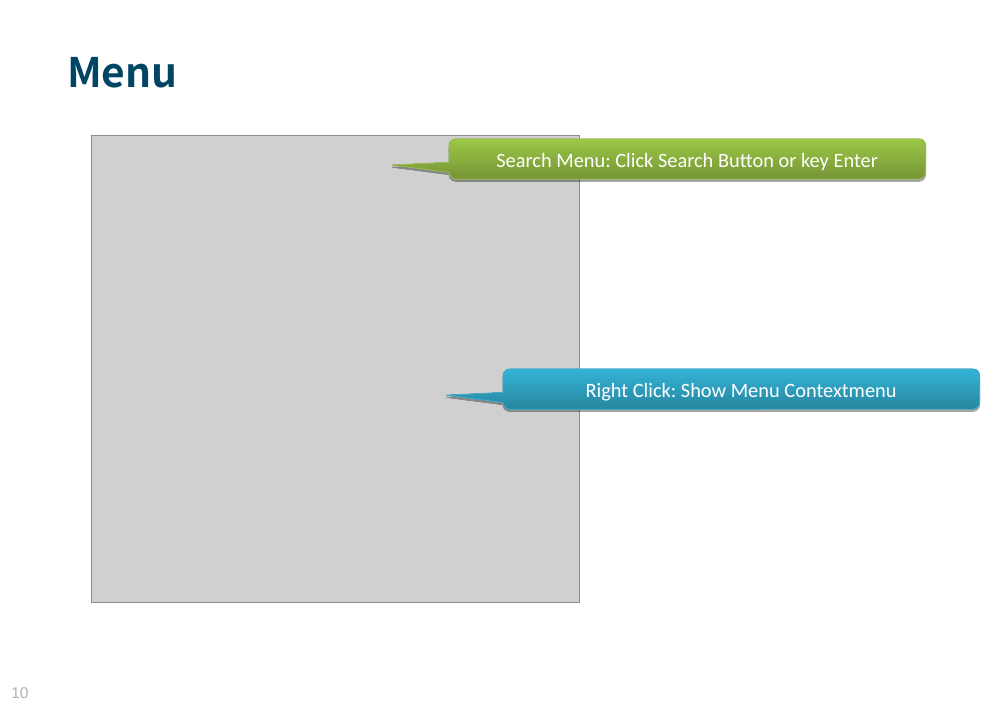
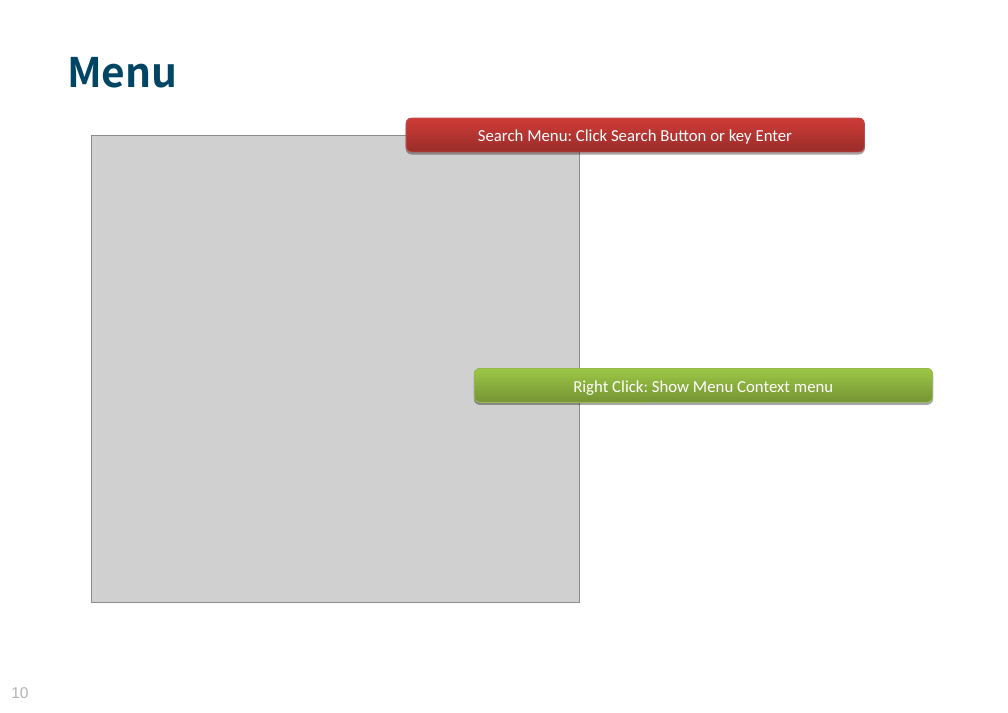
Before and after one commit to MosesZhu/Cube, a slide deck: slide 10 of Document/New Webframework Introduction.ppt. Drawn at 1008x713 pixels with LibreOffice and Linux fonts; fonts in the diff are those of the drawing; grey boxes stand for pictures; background and template pictures are left out. Boxes give left, top, right and bottom in pixels: in the first picture for what was removed or moved away, otherwise in the second. Text is boxed around its words. In the diff, an @@ line names an element or a change of style, - is before the commit and + after.

```diff
--- a/Document/New Webframework Introduction.ppt
+++ b/Document/New Webframework Introduction.ppt
@@ rounded rectangle "Search Menu: Click Search Button ...": place and size @@
-rounded rectangle "Search Menu: Click Search Button ..." at box(449, 139, 926, 179)
+rounded rectangle "Search Menu: Click Search Button ..." at box(406, 118, 865, 152)
@@ rounded rectangle "Search Menu: Click Search Button ..." at box(406, 118, 865, 152): size 17 to 14 pt; rounded speech box to rounded rectangle; fill gradient #769535 to #9CC746 to gradient #9B2D2A to #CE3B37; outline #98B954 0.74 pt to #BE4B48 0.74 pt @@
@@ rounded rectangle "Right Click: Show Menu Context ...": place and size @@
-rounded rectangle "Right Click: Show Menu Context ..." at box(504, 369, 980, 410)
+rounded rectangle "Right Click: Show Menu Context ..." at box(474, 368, 933, 402)
@@ rounded rectangle "Right Click: Show Menu Context ..." at box(474, 368, 933, 402): rounded speech box to rounded rectangle; fill gradient #2787A0 to #34B3D6 to gradient #769535 to #9CC746; outline #46AAC5 0.74 pt to #98B954 0.74 pt @@
@@ text in rounded rectangle at box(573, 380, 833, 395): text changed; size 17 to 14 pt @@
-Right Click: Show Menu Contextmenu
+Right Click: Show Menu Context menu
```
Also in this commit, not shown: 3 other slides changed, 11 slides added, 5 slides removed, 1 other file.
